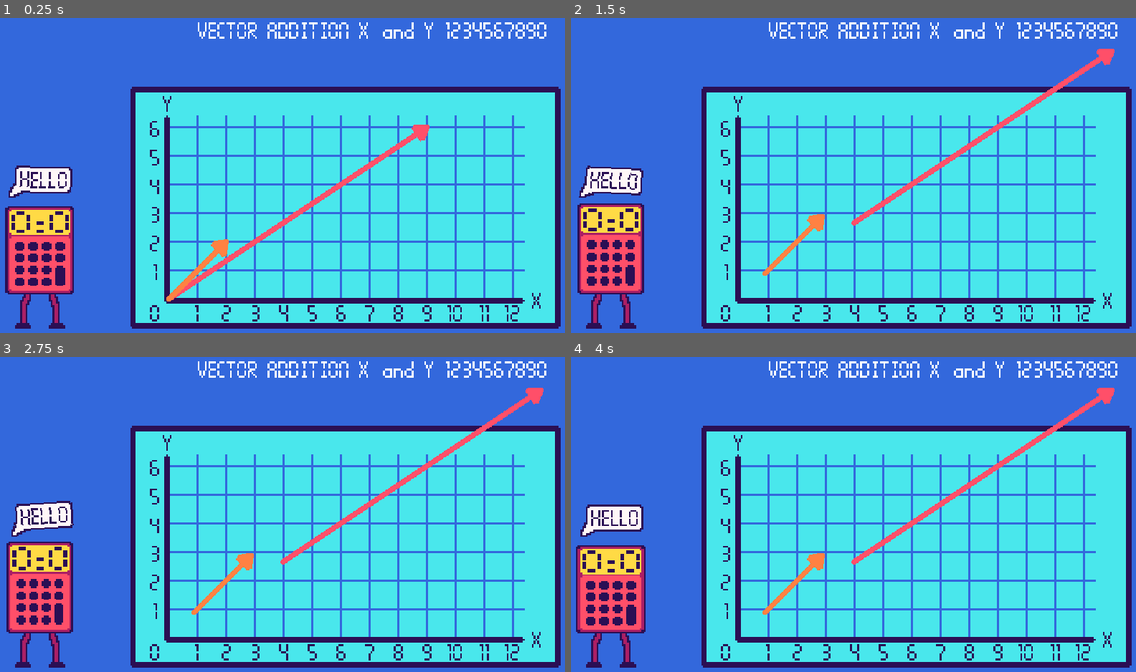
Above: before the commit, frames 1-4 (two rows, left to right).
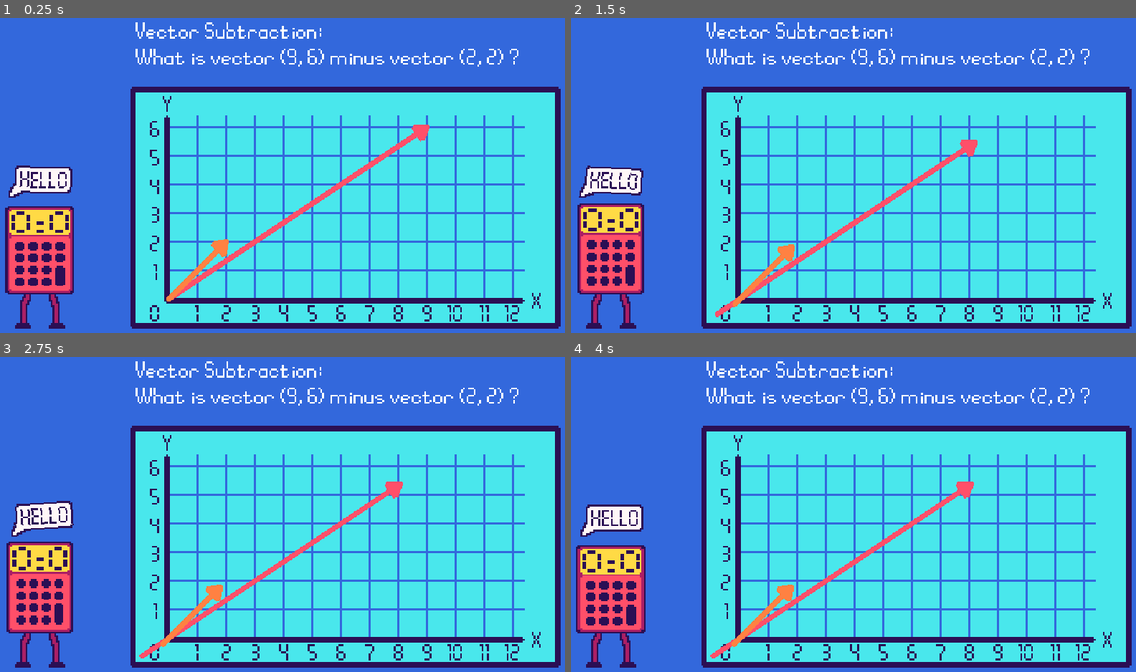
Above: after the commit, the same moments.

Repository: KyleTiley/VectorMathGame
Game: Godot game, scene res://Game/game.tscn
Same seed, same stepped clock (60 frames per second), same inputs: the game is played once before the commit and once after it.
Inputs (mouse positions are in pixels of both pictures, inside the frame that each line leads up to):
- Up to frame 1 (0.25 s): no input
- Up to frame 2 (1.5 s): move the mouse to (870, 213) at 0.52 s; click (870, 213) at 0.67 s; move the mouse to (768, 270) at 1.27 s; click (768, 270) at 1.42 s
- Up to frame 3 (2.75 s): move the mouse to (169, 637) at 2.02 s; click (169, 637) at 2.17 s
- Up to frame 4 (4 s): move the mouse to (819, 577) at 2.77 s; click (819, 577) at 2.92 s; move the mouse to (1023, 558) at 3.52 s; click (1023, 558) at 3.67 s

The runs differ from the first frame. In frame 1, 1.9% of the frame differs, in the area x 23-97%, y 1-16%; in frame 2, 3.4%; in frame 3, 3.4%, in the area x 23-97%, y 1-96%; in frame 4, 3.4%.

Commit message:
offset fix almost working

Diff:
--- a/Game/Graph/graph.gd
+++ b/Game/Graph/graph.gd
@@ -5,15 +5,9 @@
 	for child in self.get_children():
 		child.SendPointInfo.connect(receive_point_info)
 
-	# empties line
-	vector_line.clear_points()
-
 func receive_point_info(_name, _position):
 	print(str(_name) + " at " + str(_position))
 	create_vector_line()
 
-# LINE CODE
-@onready var vector_line : Line2D = $"../Vector3"
-
 func create_vector_line():
 	pass
--- a/Game/Graph/vector_graph.tscn
+++ b/Game/Graph/vector_graph.tscn
@@ -291,6 +291,3 @@
 
 [node name="Vector2" parent="." instance=ExtResource("5_86yl3")]
 default_color = Color(1, 0.506096, 0.258915, 1)
-
-[node name="Vector3" parent="." instance=ExtResource("5_86yl3")]
-default_color = Color(1, 0.854902, 0.270634, 1)
--- a/Game/Levels/VectorAddition.gd
+++ b/Game/Levels/VectorAddition.gd
@@ -1,6 +1,7 @@
-extends Node
+extends Node2D
 
 @onready var graph = $VectorGraph
+@onready var question_label = $Label
 
 var vector_1 : Vector2
 var vector_2 : Vector2
@@ -32,6 +33,8 @@
 		if !check_vector_parallel(vector_1, vector_2):
 			end = true
 	graph.receive_question(vector_1, vector_2)
+	question_label.text = "Vector Addition:" + '\n'
+	question_label.text += "What is vector " + str(vector_1) + " plus vector " + str(vector_2) + " ?"
 
 func compute_vectors_subtraction():
 	vector_1 = vector_setting(x_max, x_edge, y_max, y_edge)
@@ -41,6 +44,8 @@
 		if !check_vector_parallel(vector_1, vector_2):
 			end = true
 	graph.receive_question(vector_1, vector_2)
+	question_label.text = "Vector Subtraction:" + '\n'
+	question_label.text += "What is vector " + str(vector_1) + " minus vector " + str(vector_2) + " ?"
 
 func vector_setting(x1, x2, y1, y2):
 	var vector : Vector2
--- a/Game/VectorLine/vector_line.gd
+++ b/Game/VectorLine/vector_line.gd
@@ -1,7 +1,7 @@
 extends Line2D
 
-@onready var line = $"."
 @onready var area = $Area2D
+@onready var position_node = $PositionNode
 @onready var collision = CollisionShape2D.new()
 
 func create_arrow():
@@ -44,11 +44,11 @@
 func _on_area_2d_input_event(_viewport, event, _shape_idx):
 	if event is InputEventMouseButton and event.pressed and event.button_index == 1:
 		selected = true
-		selection_offset = global_position - get_global_mouse_position()
+		selection_offset = position_node.global_position - get_global_mouse_position()
 
 func _physics_process(delta):
 	if selected:
-		line.global_position = lerp(line.global_position, get_global_mouse_position(), 25 * delta)
+		global_position = lerp(global_position, get_global_mouse_position(), 25 * delta) + selection_offset/2
 
 func _input(event):
 	if event is InputEventMouseButton and not event.pressed and event.button_index == 1:
--- a/Game/VectorLine/vector_line.tscn
+++ b/Game/VectorLine/vector_line.tscn
@@ -12,4 +12,6 @@
 
 [node name="Area2D" type="Area2D" parent="."]
 
+[node name="PositionNode" type="Node2D" parent="."]
+
 [connection signal="input_event" from="Area2D" to="." method="_on_area_2d_input_event"]
--- a/Game/game.tscn
+++ b/Game/game.tscn
@@ -35,16 +35,17 @@
 
 [node name="Levels" type="Node" parent="."]
 
-[node name="VectorAddition" type="Node" parent="Levels"]
+[node name="VectorAddition" type="Node2D" parent="Levels"]
 script = ExtResource("3_4f0yh")
 
 [node name="VectorGraph" parent="Levels/VectorAddition" instance=ExtResource("4_caddo")]
 position = Vector2(197, 321)
 
 [node name="Label" type="Label" parent="Levels/VectorAddition"]
-offset_left = 229.0
+offset_left = 160.0
 offset_top = 12.0
-offset_right = 394.0
+offset_right = 396.0
 offset_bottom = 41.0
 theme_override_font_sizes/font_size = 26
-text = "VECTOR  ADDITION  X   and  Y  1234567890"
+text = "Vector Addition:
+"
